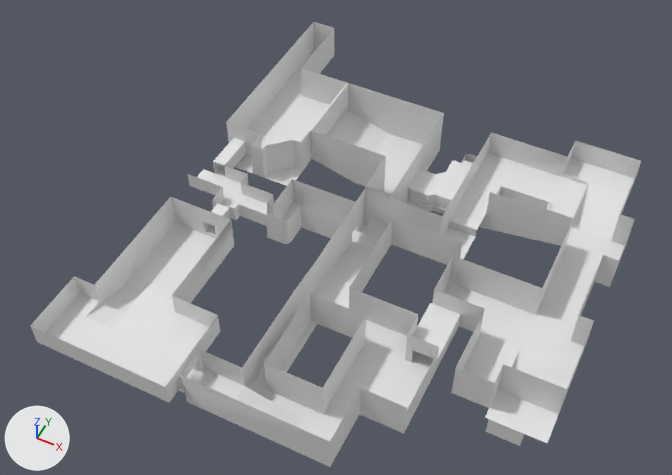
A saved change to the FBX model Assets/Developers/Jans/tunnel_WIP.fbx.
Both versions are drawn from a 50 mm camera at (14.8, -121.9, 122.6) aimed at (-34.6, -23.1, -0.9). The axes (+X, +Y, +Z) are drawn at lower left. The lights are the same throughout. Where no turn or scale is listed for an object, it has been applied to the vertices.

Names of what the first picture shows: 'A-site floor', 'A-site ledge-walls', 'Base', 'Base.001', 'Dust_blockout.001', 'Dust_blockout.003'.
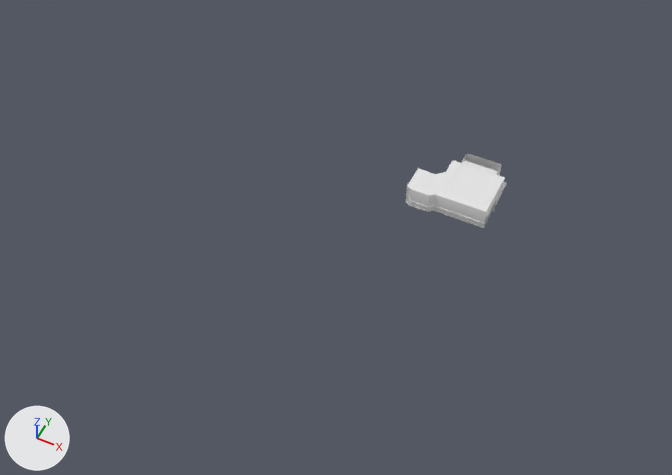
The newer file is also turned or shifted as a whole; pictures and numbers use the older file's frame.

Changed parts and their boxes (x1, y1, x2, y2) in the pictures (672 x 475 px):
```json
{"object": "Base", "change": "deleted", "before": [30, 22, 641, 467]}
{"object": "A-site floor", "change": "deleted", "before": [503, 162, 586, 216]}
{"object": "Base.001", "change": "deleted", "before": [450, 153, 515, 230]}
{"object": "A-site ledge-walls", "change": "deleted", "before": [496, 182, 589, 223]}
```

Edits to the scene script, one JSON object a line:
```json
{"op": "remove", "block": "ob_base_001", "code": ["ob_base_001 = bpy.data.objects.new('Base.001', me_cube_034)", "ob_base_001.location = (0.7, 0.8, 0.1)"]}
{"op": "remove", "block": "ob_a_site_ledge_walls", "code": ["ob_a_site_ledge_walls = bpy.data.objects.new('A-site ledge-walls', me_cube_033)", "ob_a_site_ledge_walls.location = (0.7, 0.8, 0.1)"]}
{"op": "remove", "block": "ob_base", "code": ["ob_base = bpy.data.objects.new('Base', me_cube_032)", "ob_base.location = (0.7, 0.8, 0.1)"]}
{"op": "remove", "block": "ob_a_site_floor", "code": ["ob_a_site_floor = bpy.data.objects.new('A-site floor', me_plane_013)", "ob_a_site_floor.location = (1.7, 9.7, -0.9)"]}
```
